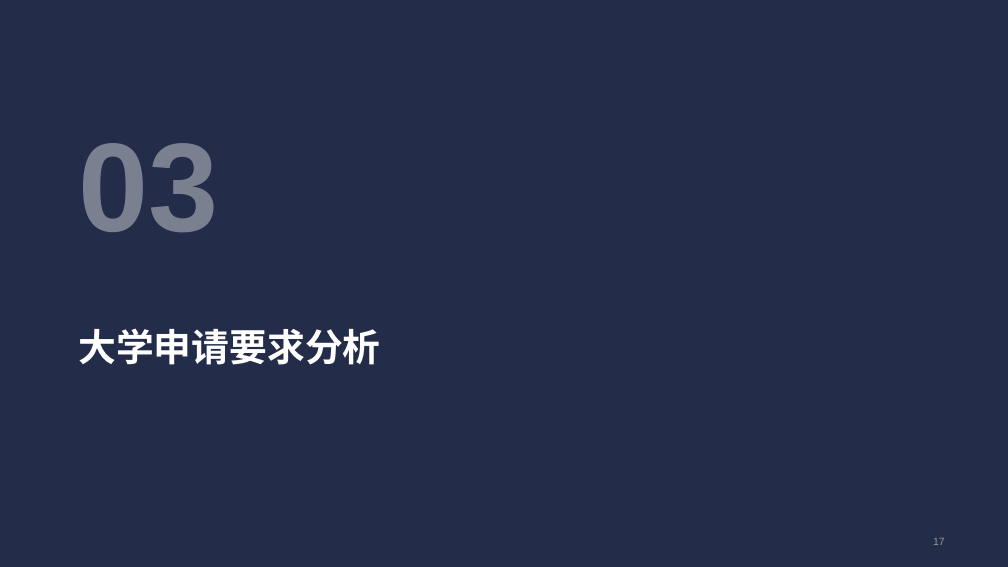
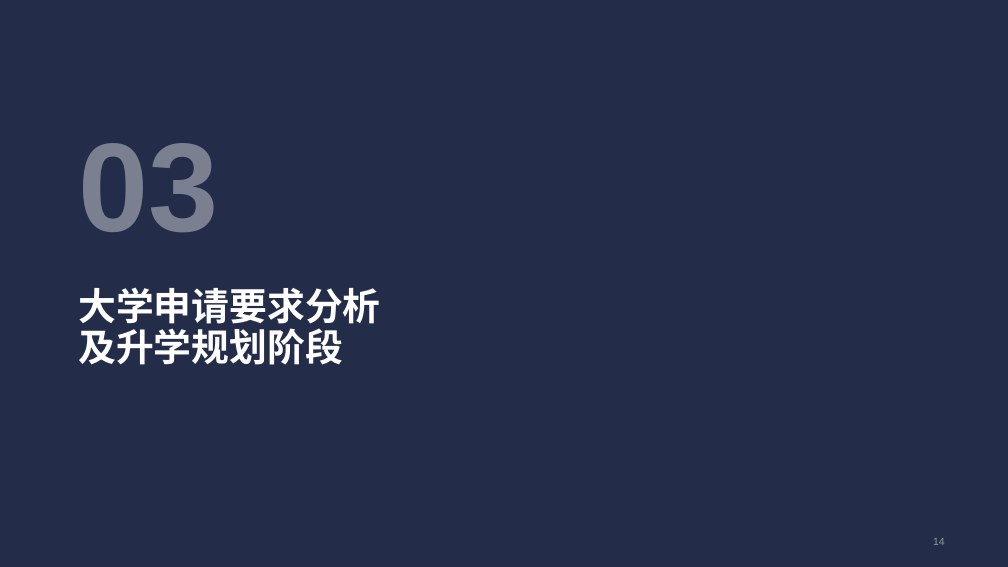
Before and after one commit to zpygithub/python-test, a slide deck: slide 14 of 2.pptx (slide 17 before the commit). Drawn at 1008x567 pixels with LibreOffice and Linux fonts; fonts in the diff are those of the drawing; background and template pictures are left out. Boxes give left, top, right and bottom in pixels: in the first picture for what was removed or moved away, otherwise in the second. Text is boxed around its words. In the diff, an @@ line names an element or a change of style, - is before the commit and + after.

```diff
--- a/2.pptx
+++ b/2.pptx
@@ title at (78,287,380,365): text changed @@
-大学申请要求分析
+大学申请要求分析及升学规划阶段
@@ page number at (933,538,945,545): text changed @@
-17
+14
```
Also in this commit, not shown: 6 other slides changed, 4 slides added, 4 slides removed.
